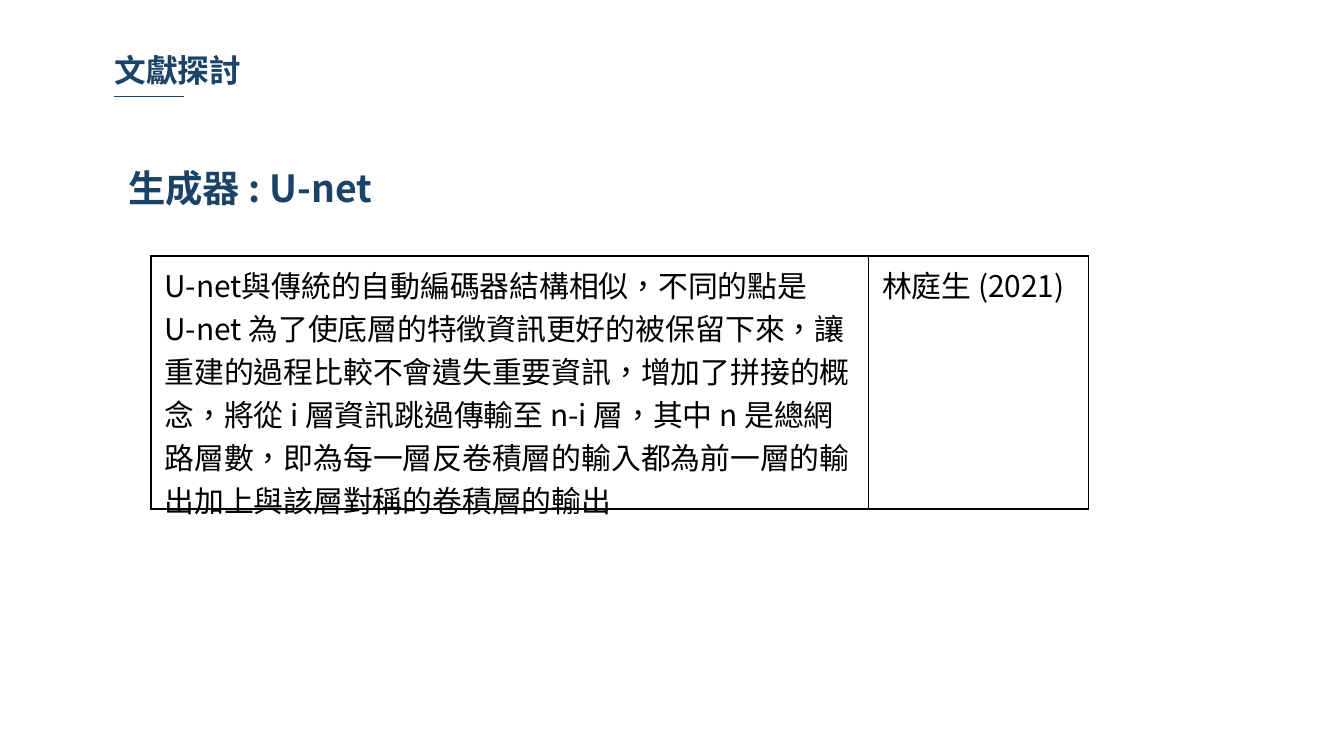
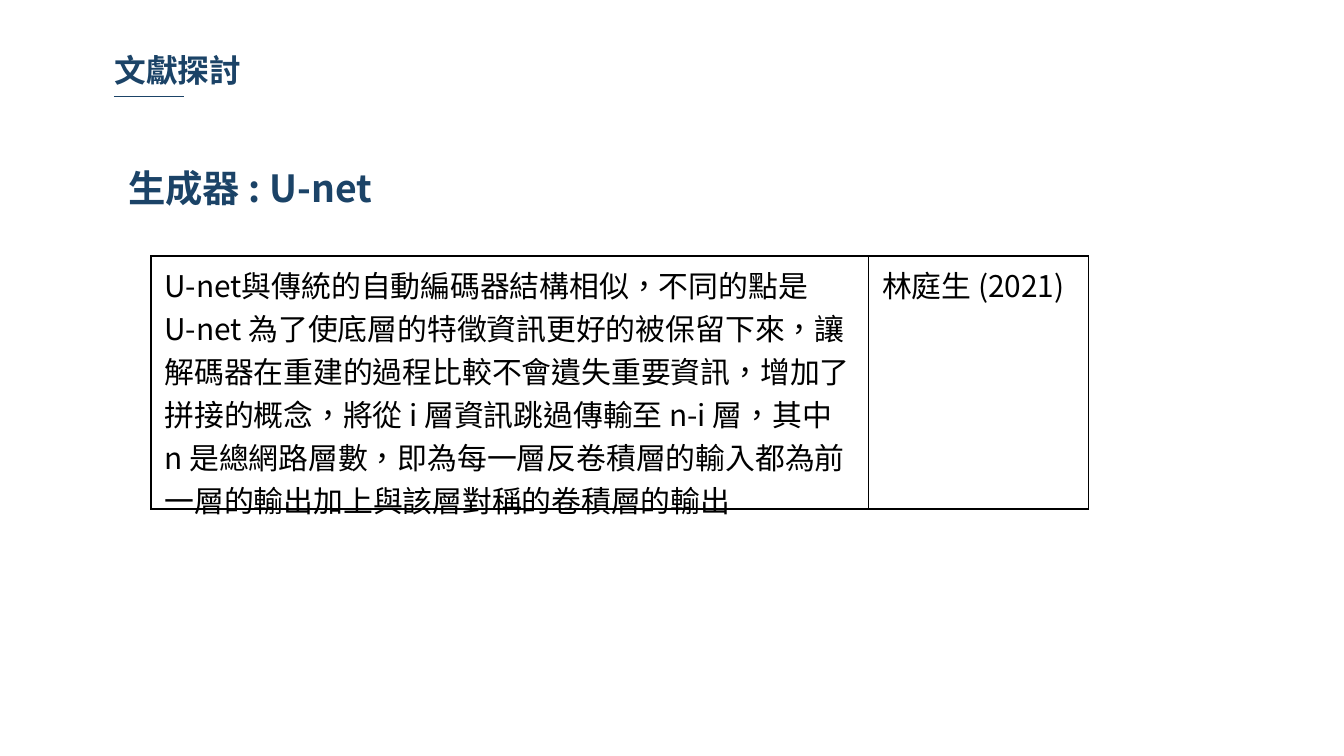
Before and after one commit to 10994015/paper, a slide deck: slide 24 of 論文/論文寫作期末報告.pptx (slide 23 before the commit). Drawn at 1344x756 pixels with LibreOffice and Linux fonts; fonts in the diff are those of the drawing; background and template pictures are left out. Boxes give left, top, right and bottom in pixels: in the first picture for what was removed or moved away, otherwise in the second. Text is boxed around its words. In the diff, an @@ line names an element or a change of style, - is before the commit and + after.

Commit message:
1228

```diff
--- a/論文/論文寫作期末報告.pptx
+++ b/論文/論文寫作期末報告.pptx
@@ table at [151, 255, 1089, 519] @@
-row 1, column 1: U-net與傳統的自動編碼器結構相似，不同的點是 / U-net 為了使底層的特徵資訊更好的被保留下來，讓重建的過程比較不會遺失重要資訊，增加了拼接的概念，將從 i 層資訊跳過傳輸至 n-i 層，其中 n 是總網路層數，即為每一層反卷積層的輸入都為前一層的輸出加上與該層對稱的卷積層的輸出
+row 1, column 1: U-net與傳統的自動編碼器結構相似，不同的點是 / U-net 為了使底層的特徵資訊更好的被保留下來，讓解碼器在重建的過程比較不會遺失重要資訊，增加了拼接的概念，將從 i 層資訊跳過傳輸至 n-i 層，其中 n 是總網路層數，即為每一層反卷積層的輸入都為前一層的輸出加上與該層對稱的卷積層的輸出
```
Also in this commit, not shown: 7 other slides changed, 1 slide added.
